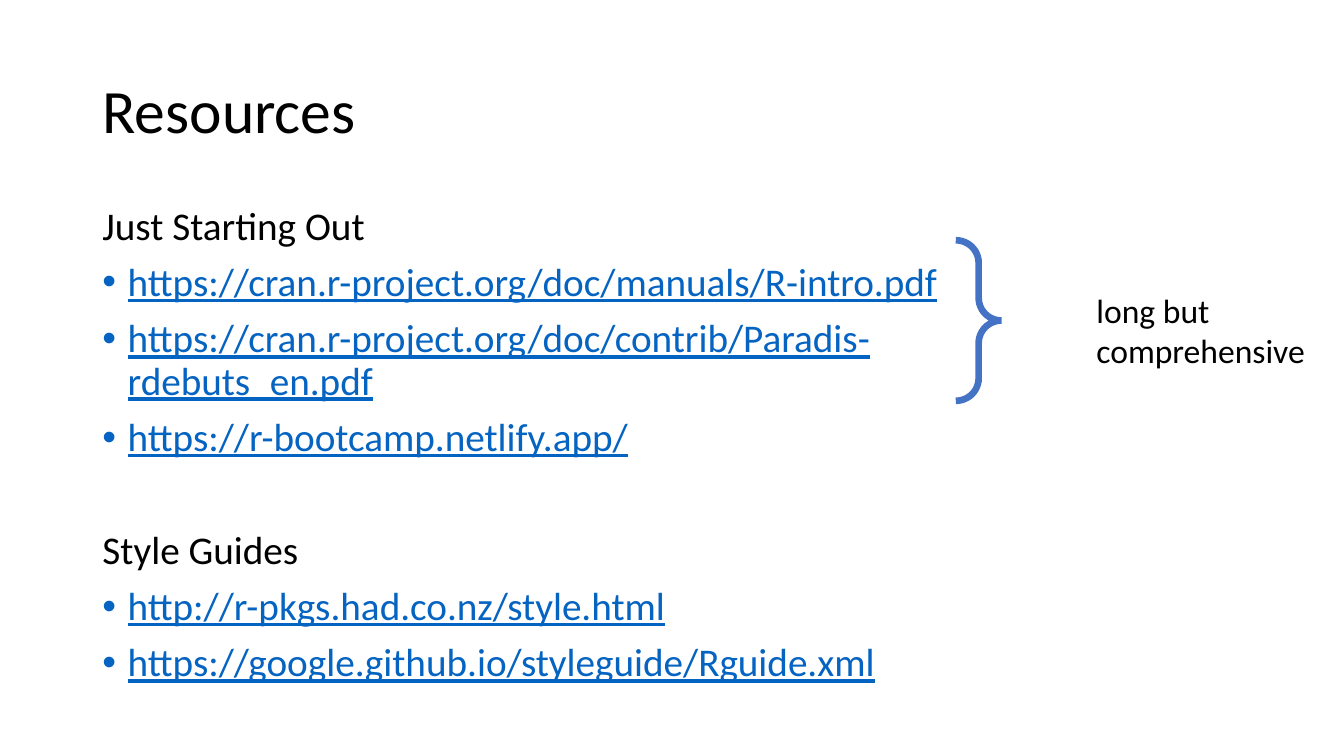
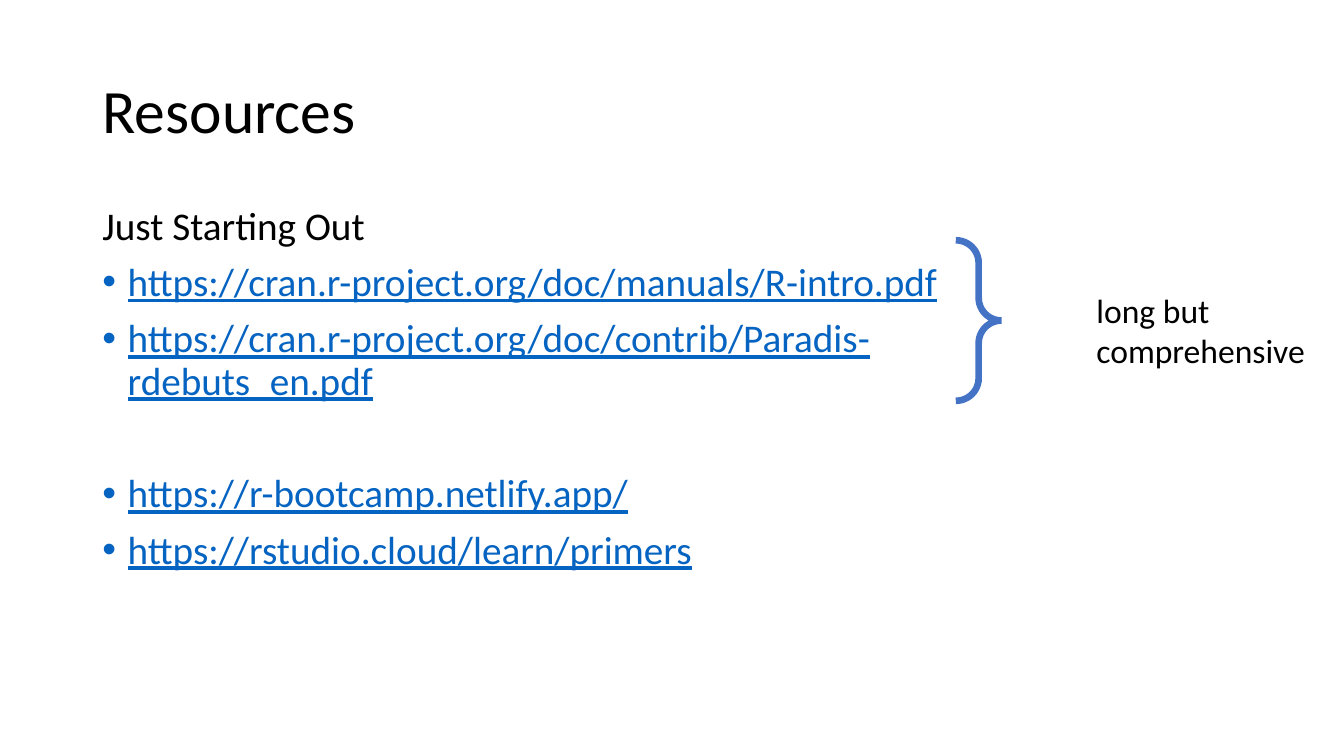
Before and after one commit to justinpriest/R_Intro_ADFG, a slide deck: slide 61 of The Basics of R.pptx (slide 54 before the commit). Drawn at 1344x756 pixels with LibreOffice and Linux fonts; fonts in the diff are those of the drawing. Boxes give left, top, right and bottom in pixels: in the first picture for what was removed or moved away, otherwise in the second. Text is boxed around its words. In the diff, an @@ line names an element or a change of style, - is before the commit and + after.

```diff
--- a/The Basics of R.pptx
+++ b/The Basics of R.pptx
@@ text at box(128, 536, 692, 571): text changed @@
-Style Guides
-• http://r-pkgs.had.co.nz/style.html
-• https://google.github.io/styleguide/Rguide.xml
+• https://rstudio.cloud/learn/primers
```
Also in this commit, not shown: 31 other slides changed, 8 slides added, 1 other file.
